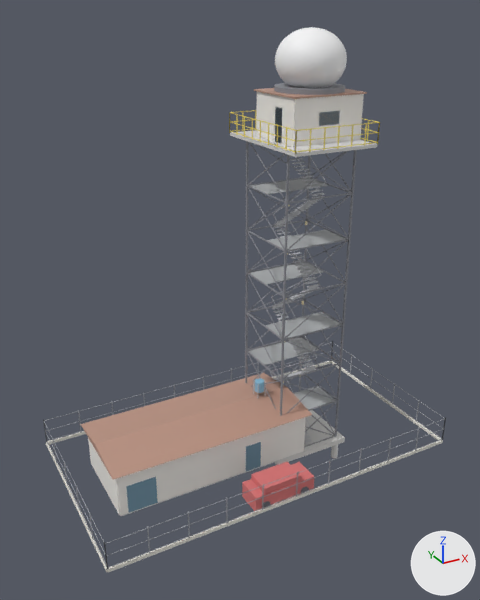
One commit to the glTF model models/torre_radar_v3.glb: the scene before it, then after it.
Rendered twice from a 50 mm camera at (-24.3, -36.1, 29.8) aimed at (-4.8, -0.6, 12.1). The lights are fixed; the arrows at lower right show +X, +Y and +Z. The picture after the commit comes second. Where no turn or scale is listed for an object, it has been applied to the vertices.

Names of what the first picture shows: '01_fundacao__fundacao_bloco', '02_torre__perna_-2.50_+2.50', '03_patamares__patamar_2', '05_plataforma__cabine_parede_x-1', '05_plataforma__cabine_parede_y-1', '05_plataforma__plataforma_laje_6x8', '06_radome__radome', '08_edif_terrea__caixa_dagua_250L', '08_edif_terrea__edif_parede_x-1', '08_edif_terrea__edif_parede_y-1', '08_edif_terrea__edif_piso', '08_edif_terrea__edif_porta_almox_1.2x2.10', '08_edif_terrea__edif_porta_gerador_2x2.10', '08_edif_terrea__edif_telhado_2aguas', '09_mureta_gradil__mureta_sul', '11_carro__carro_corpo', '11_carro__carro_teto' and 95 more.
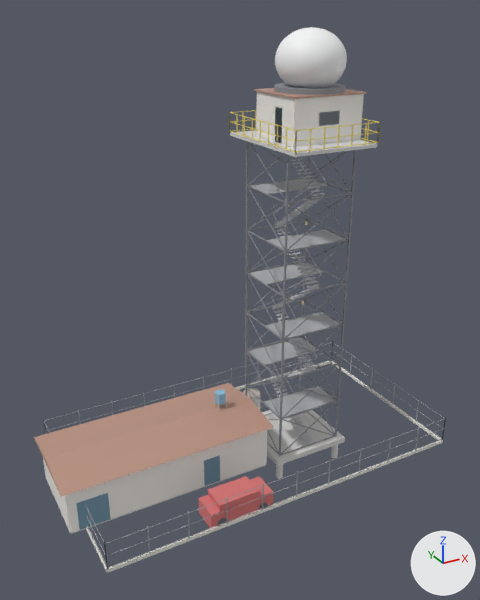
Location of each change, [x1, y1, x2, y2] in pixels of the pictures (480 x 600 px):
'08_edif_terrea__edif_telhado_2aguas', moved: before [81, 373, 312, 480]; after [34, 383, 274, 497]
'08_edif_terrea__edif_parede_y-1', moved: before [117, 417, 305, 515]; after [66, 430, 267, 533]
'11_carro__carro_corpo', moved: before [242, 462, 314, 511]; after [199, 476, 273, 528]
'11_carro__carro_teto', moved: before [251, 462, 301, 495]; after [208, 476, 259, 511]
'08_edif_terrea__edif_porta_gerador_2x2.10', moved: before [126, 477, 158, 513]; after [76, 493, 111, 530]
'08_edif_terrea__edif_parede_x-1', moved: before [88, 438, 120, 515]; after [43, 459, 71, 532]
'08_edif_terrea__edif_porta_almox_1.2x2.10', moved: before [246, 442, 261, 471]; after [204, 455, 220, 486]
'08_edif_terrea__caixa_dagua_250L', moved: before [255, 378, 264, 393]; after [215, 390, 225, 405]
'08_edif_terrea__edif_piso', moved: before [120, 452, 303, 516]; after [71, 465, 266, 534]

The change, as a list of edits to the scene's bpy script:
```text
Change me_08_edif_terrea__edif_piso:
    remove me_08_edif_terrea__edif_piso.from_pydata(...)  # 8 vertices, 12 faces; spans x -14.8..-0.8, y -3.0..3.0, z 0.0..0.15
    add me_08_edif_terrea__edif_piso.from_pydata(...)  # 8 vertices, 12 faces; spans x -18.0..-4.0, y -3.0..3.0, z 0.0..0.15
    me_08_edif_terrea__edif_piso part 1: the whole mesh is moved by (-3.2, 0.0, 0.0)
Change me_08_edif_terrea__edif_parede_y_1:
    remove me_08_edif_terrea__edif_parede_y_1.from_pydata(...)  # 8 vertices, 12 faces; spans x -14.8..-0.8, y -3.08..-2.92, z 0.15..3.35
    add me_08_edif_terrea__edif_parede_y_1.from_pydata(...)  # 8 vertices, 12 faces; spans x -18.0..-4.0, y -3.08..-2.92, z 0.15..3.35
    me_08_edif_terrea__edif_parede_y_1 part 2: the whole mesh is moved by (-3.2, 0.0, 0.0)
Change me_08_edif_terrea__edif_parede_x_1:
    remove me_08_edif_terrea__edif_parede_x_1.from_pydata(...)  # 8 vertices, 12 faces; spans x -14.88..-14.73, y -3.0..3.0, z 0.15..3.35
    add me_08_edif_terrea__edif_parede_x_1.from_pydata(...)  # 8 vertices, 12 faces; spans x -18.08..-17.92, y -3.0..3.0, z 0.15..3.35
    me_08_edif_terrea__edif_parede_x_1 part 3: the whole mesh is moved by (-3.2, 0.0, 0.0)
Change me_08_edif_terrea__edif_telhado_2aguas:
    remove me_08_edif_terrea__edif_telhado_2aguas.from_pydata(...)  # 6 vertices, 6 faces; spans x -15.2..-0.4, y -3.4..3.4, z 3.35..3.85
    add me_08_edif_terrea__edif_telhado_2aguas.from_pydata(...)  # 6 vertices, 6 faces; spans x -18.4..-3.6, y -3.4..3.4, z 3.35..3.85
    me_08_edif_terrea__edif_telhado_2aguas part 4: the whole mesh is moved by (-3.2, 0.0, 0.0)
Change me_08_edif_terrea__edif_porta_gerador_2x2_10:
    remove me_08_edif_terrea__edif_porta_gerador_2x2_10.from_pydata(...)  # 8 vertices, 12 faces; spans x -14.28..-12.28, y -3.08..-3.0, z 0.15..2.25
    add me_08_edif_terrea__edif_porta_gerador_2x2_10.from_pydata(...)  # 8 vertices, 12 faces; spans x -17.48..-15.48, y -3.08..-3.0, z 0.15..2.25
    me_08_edif_terrea__edif_porta_gerador_2x2_10 part 5: the whole mesh is moved by (-3.2, 0.0, 0.0)
Change me_08_edif_terrea__edif_porta_almox_1_2x2_10:
    remove me_08_edif_terrea__edif_porta_almox_1_2x2_10.from_pydata(...)  # 8 vertices, 12 faces; spans x -5.66..-4.46, y -3.08..-3.0, z 0.15..2.25
    add me_08_edif_terrea__edif_porta_almox_1_2x2_10.from_pydata(...)  # 8 vertices, 12 faces; spans x -8.86..-7.66, y -3.08..-3.0, z 0.15..2.25
    me_08_edif_terrea__edif_porta_almox_1_2x2_10 part 6: the whole mesh is moved by (-3.2, 0.0, 0.0)
Change me_08_edif_terrea__caixa_dagua_250l:
    remove me_08_edif_terrea__caixa_dagua_250l.from_pydata(...)  # 50 vertices, 96 faces; spans x -3.15..-2.45, y -0.35..0.35, z 4.25..5.05
    add me_08_edif_terrea__caixa_dagua_250l.from_pydata(...)  # 50 vertices, 96 faces; spans x -6.35..-5.65, y -0.35..0.35, z 4.25..5.05
    me_08_edif_terrea__caixa_dagua_250l part 7: the whole mesh is moved by (-3.2, 0.0, 0.0)
Change me_11_carro__carro_corpo:
    remove me_11_carro__carro_corpo.from_pydata(...)  # 8 vertices, 12 faces; spans x -7.05..-2.55, y -6.9..-5.1, z 0.0..1.2
    add me_11_carro__carro_corpo.from_pydata(...)  # 8 vertices, 12 faces; spans x -10.25..-5.75, y -6.9..-5.1, z 0.0..1.2
    me_11_carro__carro_corpo part 8: the whole mesh is moved by (-3.2, 0.0, 0.0)
Change me_11_carro__carro_teto:
    remove me_11_carro__carro_teto.from_pydata(...)  # 8 vertices, 12 faces; spans x -6.4..-3.6, y -6.85..-5.15, z 1.15..1.65
    add me_11_carro__carro_teto.from_pydata(...)  # 8 vertices, 12 faces; spans x -9.6..-6.8, y -6.85..-5.15, z 1.15..1.65
    me_11_carro__carro_teto part 9: the whole mesh is moved by (-3.2, 0.0, 0.0)
```
